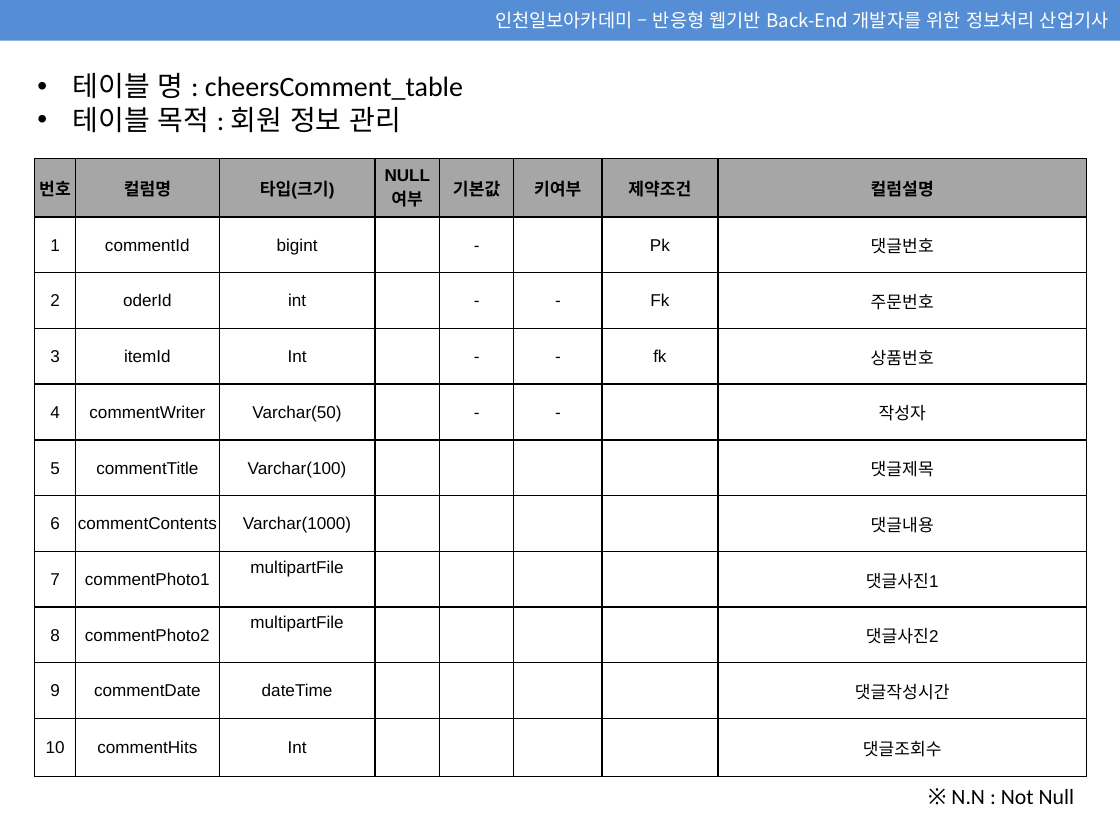
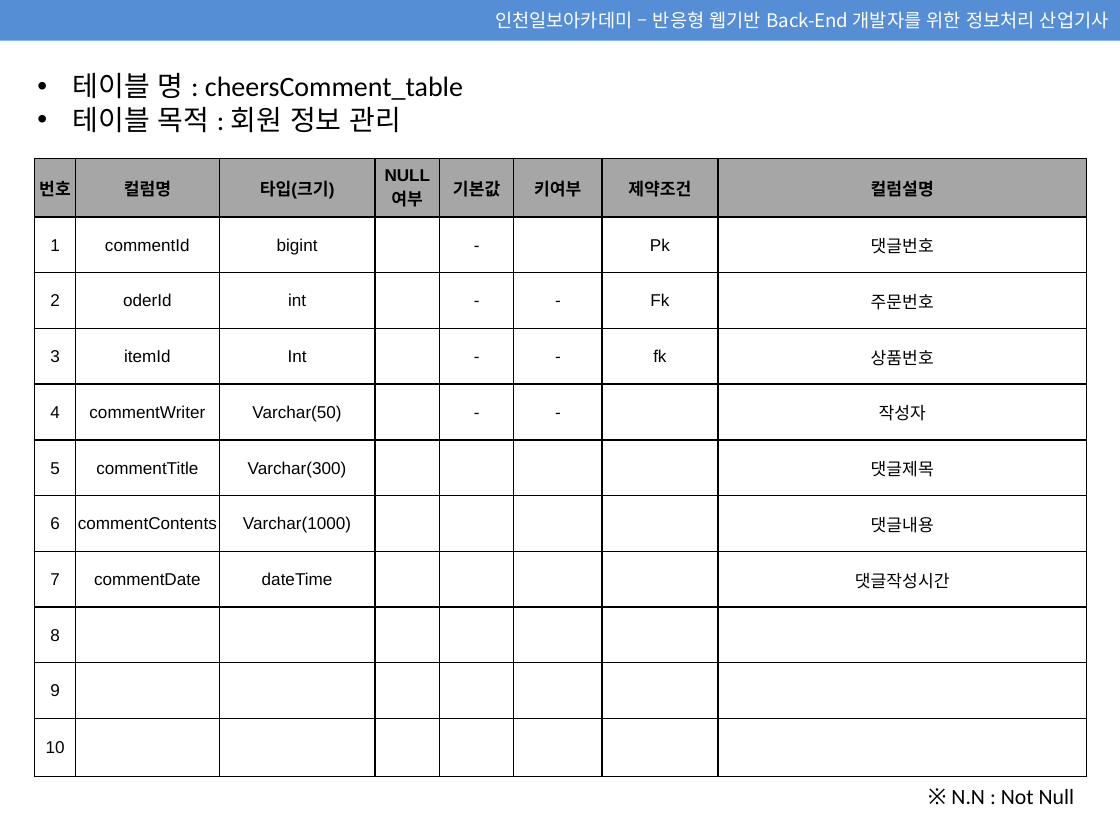
Before and after one commit to jsb0095/CheersMall, a slide deck: slide 8 of 02_DB 진수빈 수정본.pptx (slide 9 before the commit). Drawn at 1120x840 pixels with LibreOffice and Linux fonts; fonts in the diff are those of the drawing. Boxes give left, top, right and bottom in pixels: in the first picture for what was removed or moved away, otherwise in the second. Text is boxed around its words. In the diff, an @@ line names an element or a change of style, - is before the commit and + after.

```diff
--- a/02_DB 진수빈 수정본.pptx
+++ b/02_DB 진수빈 수정본.pptx
@@ table at box(35, 159, 1088, 777) @@
-row 6, column 3: Varchar(100)
+row 6, column 3: Varchar(300)
-row 8: 7 | commentPhoto1 | multipartFile |  |  |  |  | 댓글사진1
+row 8: 7 | commentDate | dateTime |  |  |  |  | 댓글작성시간
-row 9: 8 | commentPhoto2 | multipartFile |  |  |  |  | 댓글사진2
+row 9: 8 |  |  |  |  |  |  | 
-row 10: 9 | commentDate | dateTime |  |  |  |  | 댓글작성시간
+row 10: 9 |  |  |  |  |  |  | 
-row 11: 10 | commentHits | Int |  |  |  |  | 댓글조회수
+row 11: 10 |  |  |  |  |  |  | 
```
Also in this commit, not shown: 6 other slides changed, 1 slide removed, 12 other files.
